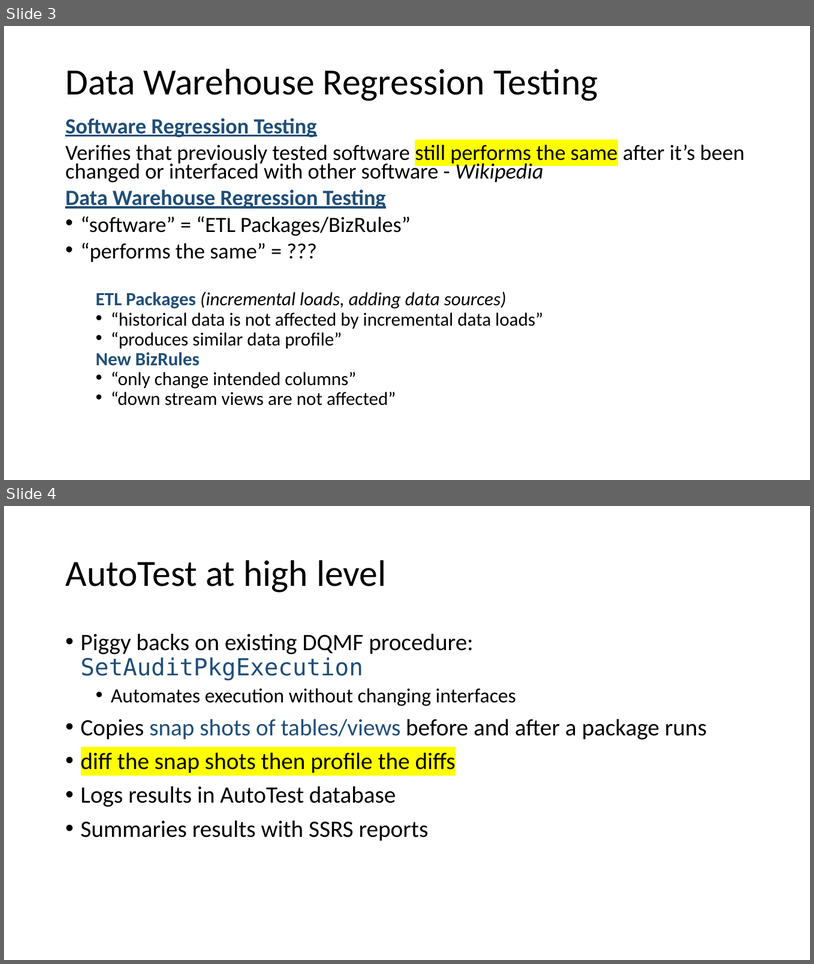
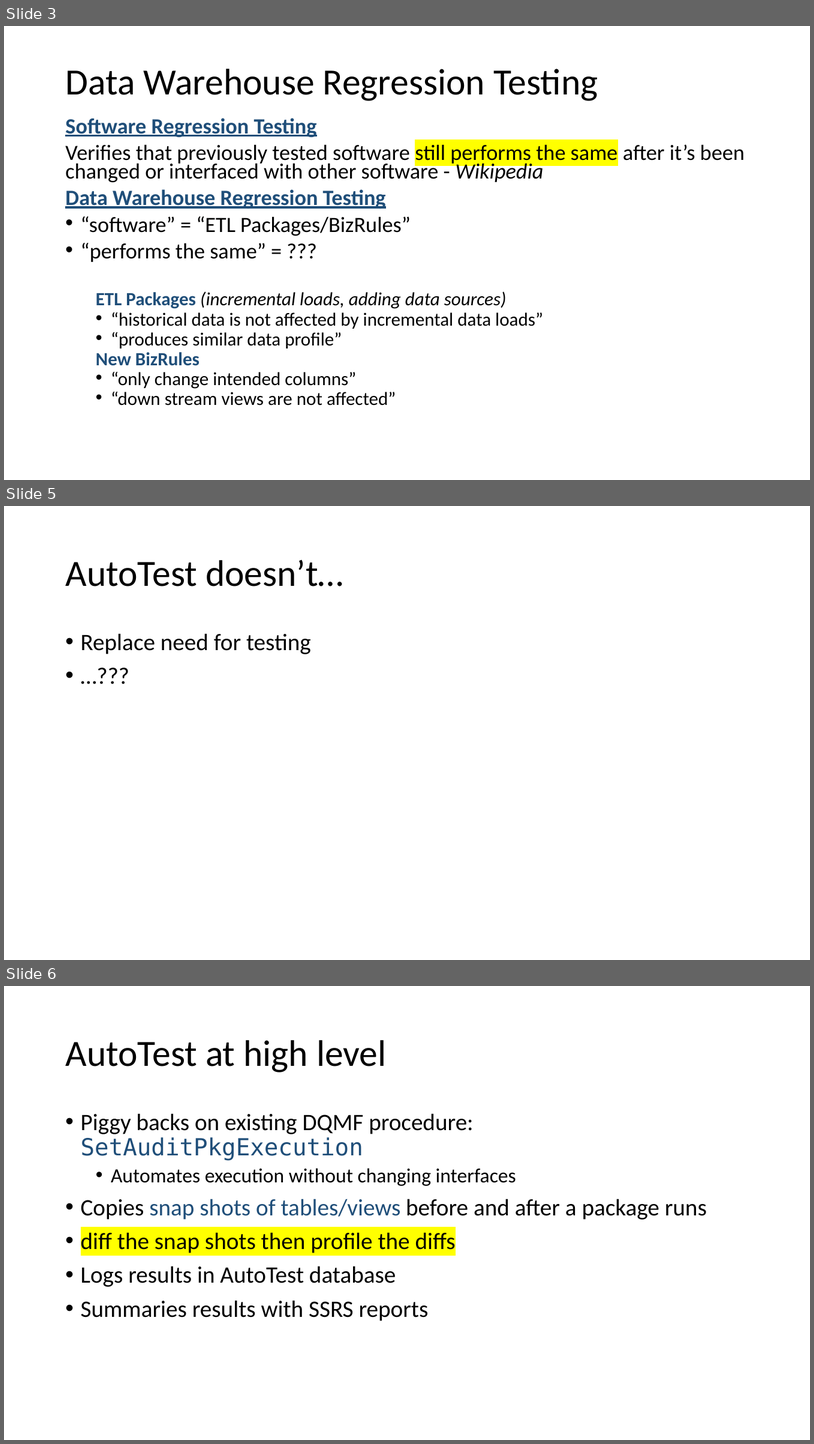
Before and after one commit to VCHDecisionSupport/MsSqlAutoTest, a slide deck: Documentation/AutoTest DevsPresentation.pptx. Shown one above the other, each under a label of ours: slides 3 and 4 before the commit, slides 3, 5 and 6 after it; the slides between them are not shown. The pictures are 814x964 and 814x1444 pixels, drawn with LibreOffice and Linux fonts; fonts in the diff are those of the drawing. Boxes give left, top, right and bottom in pixels: in the first picture for what was removed or moved away, otherwise in the second. Text is boxed around its words. In the diff, an @@ line names an element or a change of style, - is before the commit and + after.

```diff
--- a/Documentation/AutoTest DevsPresentation.pptx
+++ b/Documentation/AutoTest DevsPresentation.pptx
@@ slide 5 added at bbox=[4, 506, 810, 960], background #FFFFFF @@
@@ title added at bbox=[65, 560, 344, 586], 44 pt, text #000000 @@
+AutoTest doesn’t…
@@ text added at bbox=[81, 633, 311, 654], 28 pt, text #000000 @@
+• Replace need for testing
+• …???
@@ what was slide 4 is now slide 6 @@
```
Also in this commit, not shown: 2 slides changed, 1 other slide added, 2 other files.
